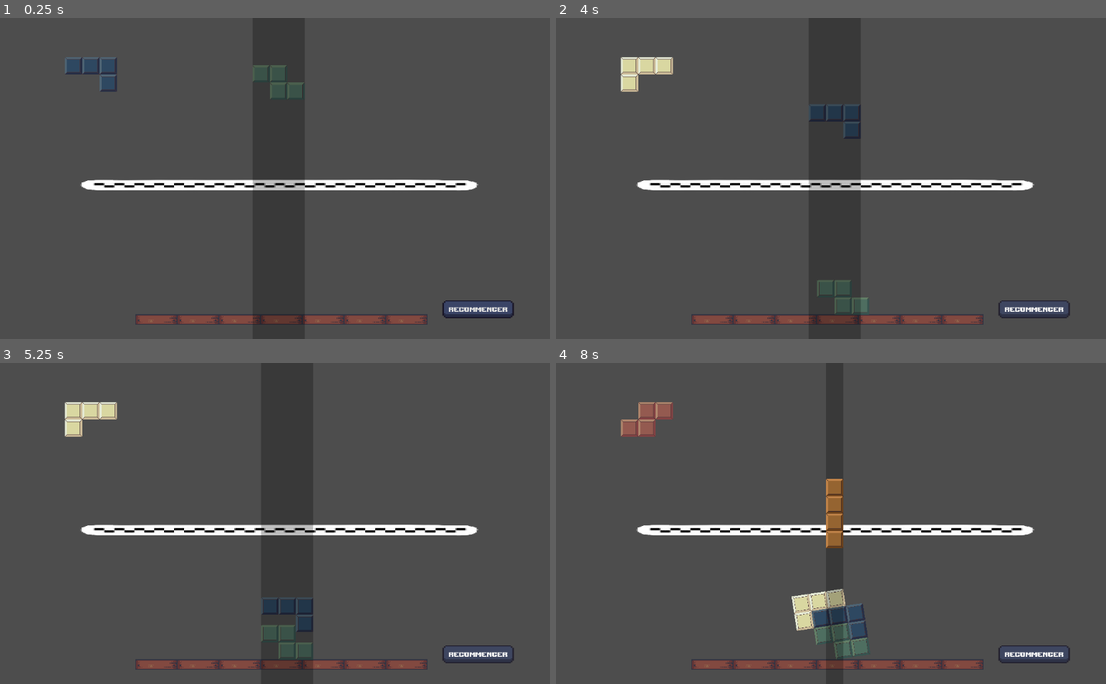
Above: before the commit, frames 1-4 (two rows, left to right).
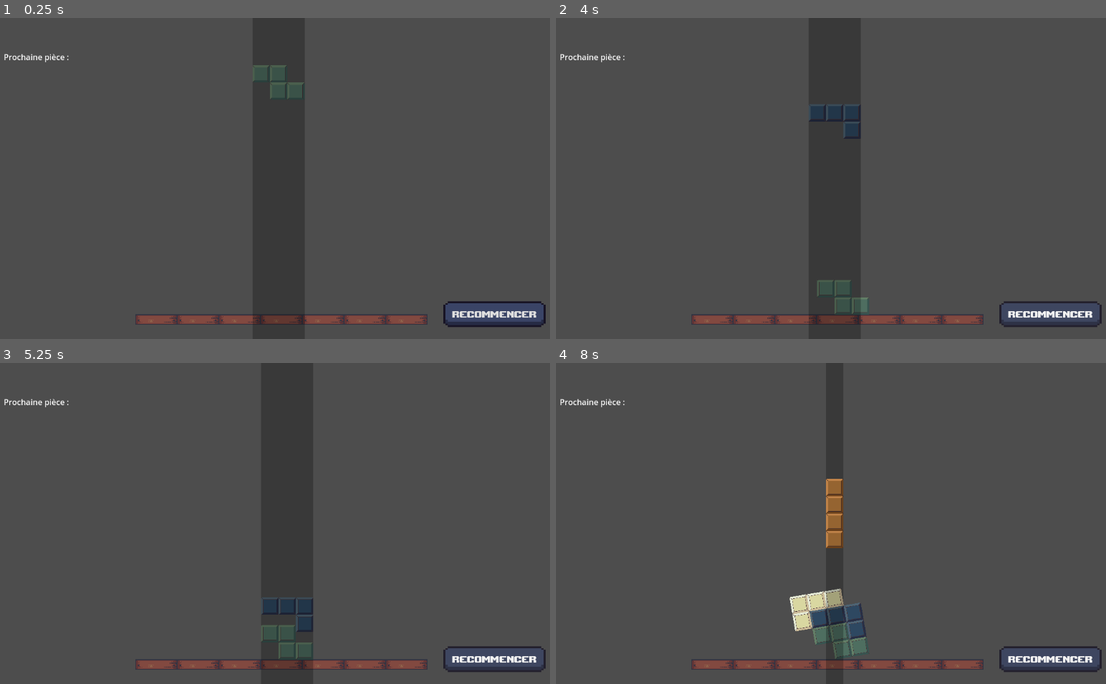
Above: after the commit, the same moments.

Repository: LucasSimoesPolvora/TowerParty_LPA_LLN
Game: Godot game, scene res://scenes/level/mainGame.tscn
Same seed, same stepped clock (60 frames per second), same inputs: the game is played once before the commit and once after it. The project has no main scene, so this scene is started directly.
Inputs:
- Up to frame 1 (0.25 s): no input
- Up to frame 2 (4 s): click "Recommencer" at 0.5 s; click "Recommencer" at 1.25 s; click "Recommencer" at 2 s; hold Right (right) 2.78-3.53 s; hold Down (down) from 3.53 s (still down)
- Up to frame 3 (5.25 s): release Down (down) at 4.28 s; hold Right (right) from 4.28 s (still down)
- Up to frame 4 (8 s): release Right (right) at 5.78 s; hold A (left) 5.78-7.28 s; hold Down (down) from 7.28 s (still down)

The runs differ from the first frame. In frame 1, 4.3% of the frame differs, in the area x 0-100%, y 11-97%; in frame 2, 4.1%; in frame 3, 4.1%; in frame 4, 4.5%.
Error after the commit: Attempt to call function 'get_children' in base 'null instance' on a null instance. (res://scenes/level/main_game.gd:74)

Commit message:
chores(mainGame) move elements
- center the camera
- ali-e the piece preview
- aline reset button

Diff:
--- a/a_party_game_with_tower/scenes/level/mainGame.tscn
+++ b/a_party_game_with_tower/scenes/level/mainGame.tscn
@@ -37,41 +37,19 @@
 position = Vector2(188, 707)
 
 [node name="Camera2D" type="Camera2D" parent="."]
-position = Vector2(541, 500)
+position = Vector2(541, 660)
 rotation = 3.14159
 scale = Vector2(97.6653, 61.0896)
 zoom = Vector2(0.7, 0.7)
 
-[node name="checkPoint1" type="Sprite2D" parent="."]
-position = Vector2(543.5, 320)
-scale = Vector2(4.1, 0.956735)
-texture = ExtResource("3_i1v6j")
-
-[node name="checkpoint1" type="Area2D" parent="checkPoint1"]
-
-[node name="CollisionShape2D" type="CollisionShape2D" parent="checkPoint1/checkpoint1"]
-position = Vector2(-1.82924, 0.0273438)
-shape = SubResource("RectangleShape2D_wu1am")
-
-[node name="checkPoint2" type="Sprite2D" parent="."]
-position = Vector2(543.5, -180)
-scale = Vector2(4.1, 0.956735)
-texture = ExtResource("3_i1v6j")
-
-[node name="checkpoint2" type="Area2D" parent="checkPoint2"]
-
-[node name="CollisionShape2D" type="CollisionShape2D" parent="checkPoint2/checkpoint2"]
-position = Vector2(-1.82924, 0.0273438)
-shape = SubResource("RectangleShape2D_wu1am")
-
-[node name="checkPoint3" type="Sprite2D" parent="."]
+[node name="End" type="Sprite2D" parent="."]
 position = Vector2(543.5, -700)
 scale = Vector2(4.1, 3.88957)
 texture = ExtResource("3_i1v6j")
 
-[node name="checkpointFinal" type="Area2D" parent="checkPoint3"]
+[node name="End" type="Area2D" parent="End"]
 
-[node name="CollisionShape2D" type="CollisionShape2D" parent="checkPoint3/checkpointFinal"]
+[node name="CollisionShape2D" type="CollisionShape2D" parent="End/End"]
 position = Vector2(-1.82924, 0.0273438)
 shape = SubResource("RectangleShape2D_wu1am")
 
@@ -90,18 +68,21 @@
 
 [node name="Beam" parent="." instance=ExtResource("4_koegk")]
 
-[node name="nextPiecePreview" type="Control" parent="."]
+[node name="CanvasLayer" type="CanvasLayer" parent="."]
+
+[node name="nextPiecePreview" type="Control" parent="CanvasLayer"]
 layout_mode = 3
 anchors_preset = 0
-offset_left = -0.00012207
-offset_right = 39.9999
-offset_bottom = 40.0
+offset_left = 138.0
+offset_top = 211.0
+offset_right = 178.0
+offset_bottom = 251.0
 
-[node name="resetButton" type="Button" parent="."]
-offset_left = 1011.0
-offset_top = 651.0
-offset_right = 1217.0
-offset_bottom = 703.0
+[node name="resetButton" type="Button" parent="CanvasLayer"]
+offset_left = 907.0
+offset_top = 572.0
+offset_right = 1113.0
+offset_bottom = 624.0
 focus_mode = 0
 theme = SubResource("Theme_yeqvi")
 theme_override_fonts/font = ExtResource("5_3odew")
@@ -111,10 +92,11 @@
 theme_override_styles/normal = SubResource("StyleBoxTexture_w5h6t")
 text = "Recommencer"
 
-[connection signal="area_entered" from="checkPoint1/checkpoint1" to="." method="_on_checkpoint_area_entered"]
-[connection signal="area_exited" from="checkPoint1/checkpoint1" to="." method="_on_checkpoint_area_exited"]
-[connection signal="area_entered" from="checkPoint2/checkpoint2" to="." method="_on_checkpoint_area_entered"]
-[connection signal="area_exited" from="checkPoint2/checkpoint2" to="." method="_on_checkpoint_area_exited"]
-[connection signal="area_entered" from="checkPoint3/checkpointFinal" to="." method="_on_checkpoint_area_entered"]
-[connection signal="area_exited" from="checkPoint3/checkpointFinal" to="." method="_on_checkpoint_area_exited"]
-[connection signal="pressed" from="resetButton" to="." method="_on_reset_button_pressed"]
+[node name="nextPiece" type="Label" parent="CanvasLayer"]
+offset_left = 22.0
+offset_top = 67.0
+offset_right = 154.0
+offset_bottom = 90.0
+text = "Prochaine pièce :"
+
+[connection signal="pressed" from="CanvasLayer/resetButton" to="." method="_on_reset_button_pressed"]
